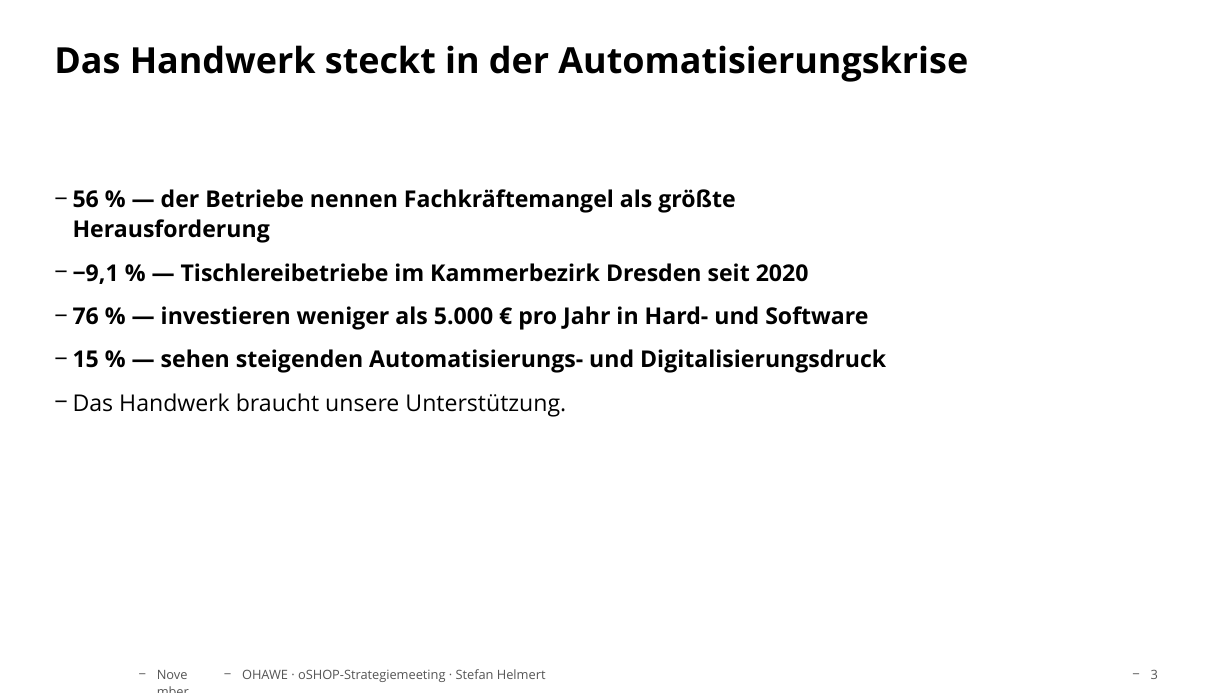
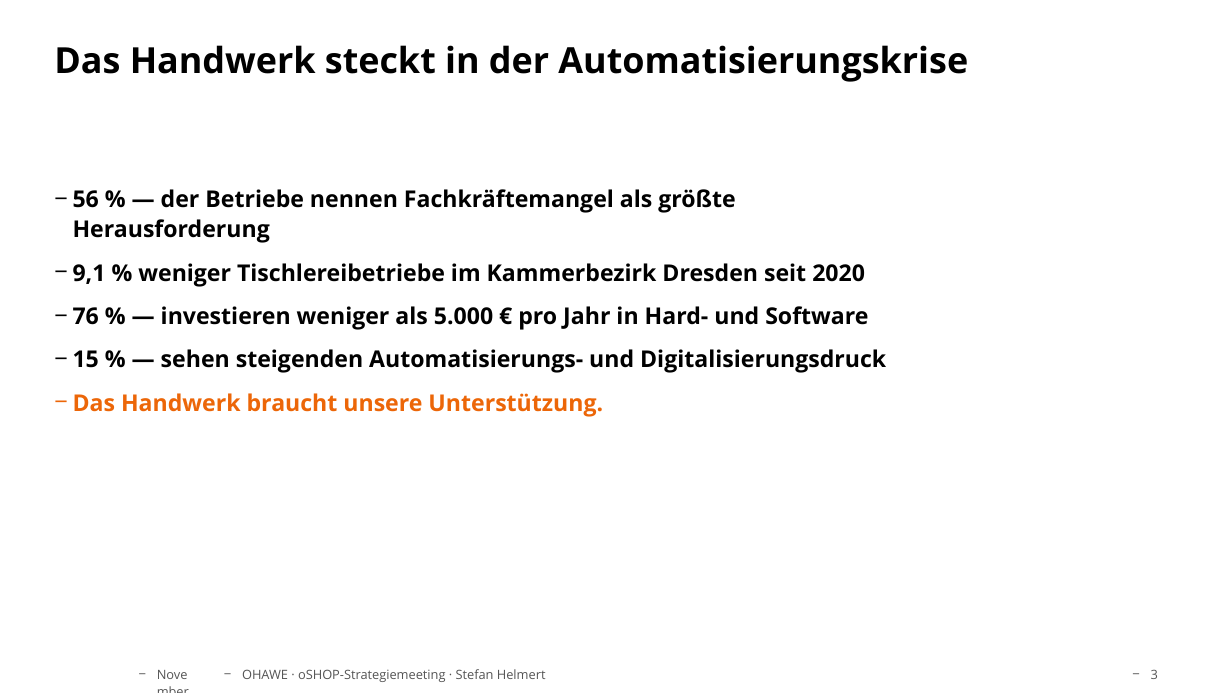
Before and after one commit to TheTesla/slides-oshop-strategieemeeting-ohawe, a slide deck: slide 3 of ohawe-strategie.pptx. Drawn at 1232x693 pixels with LibreOffice and Linux fonts; fonts in the diff are those of the drawing; background and template pictures are left out. Boxes give left, top, right and bottom in pixels: in the first picture for what was removed or moved away, otherwise in the second. Text is boxed around its words. In the diff, an @@ line names an element or a change of style, - is before the commit and + after.

```diff
--- a/ohawe-strategie.pptx
+++ b/ohawe-strategie.pptx
@@ text at (73, 263, 865, 287): text changed @@
-− −9,1 % — Tischlereibetriebe im Kammerbezirk Dresden seit 2020
+− 9,1 % weniger Tischlereibetriebe im Kammerbezirk Dresden seit 2020
@@ text at (73, 393, 603, 417): text colour #000000 to #EC6608, bold on in "Das Handwerk braucht unsere Unterstützung." @@
```
Also in this commit, not shown: 5 other slides changed, 1 other file.
